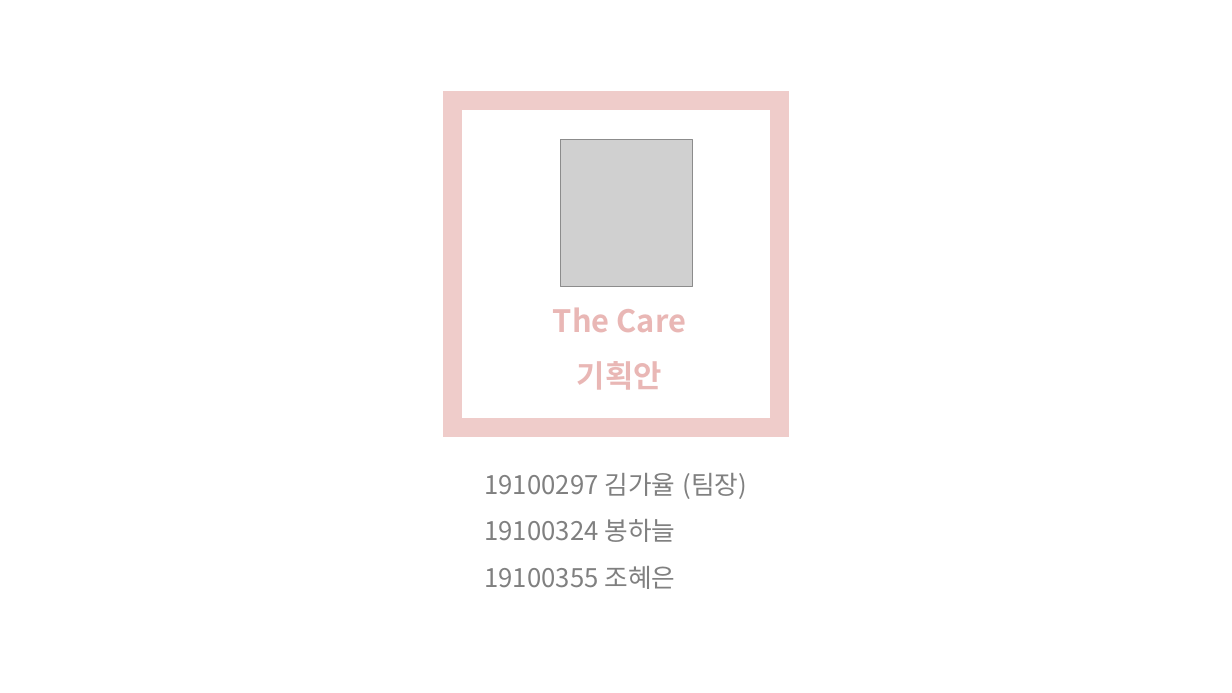
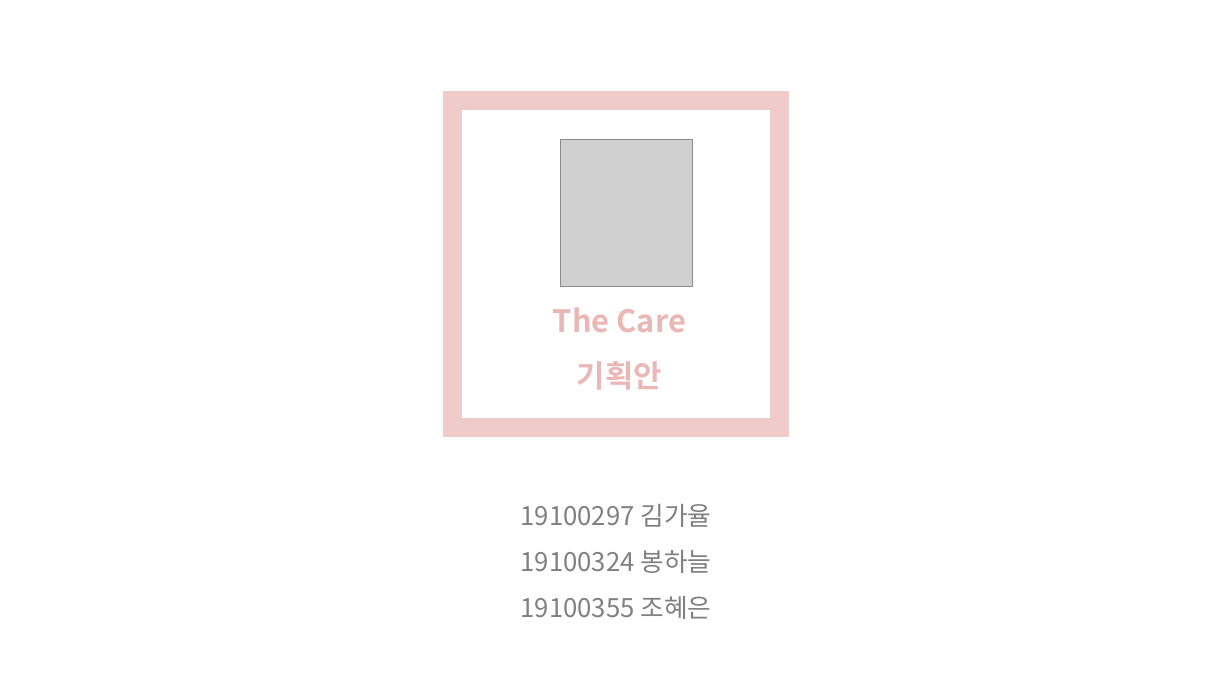
Before and after one commit to nimi2838/thecare, a slide deck: slide 1 of 졸작 기획서.pptx. Drawn at 1232x693 pixels with LibreOffice and Linux fonts; fonts in the diff are those of the drawing; grey boxes stand for pictures. Boxes give left, top, right and bottom in pixels: in the first picture for what was removed or moved away, otherwise in the second. Text is boxed around its words. In the diff, an @@ line names an element or a change of style, - is before the commit and + after.

```diff
--- a/졸작 기획서.pptx
+++ b/졸작 기획서.pptx
@@ text "19100297 김가율": place and size @@
-text "19100297 김가율" at box(484, 473, 748, 589)
+text "19100297 김가율" at box(521, 504, 711, 619)
@@ text at box(521, 504, 711, 527): text changed @@
-19100297 김가율 (팀장)
+19100297 김가율
@@ text at box(521, 550, 711, 619): alignment left to centre @@
```
Also in this commit, not shown: 7 other slides changed, 2 slides added, 5 other files.
